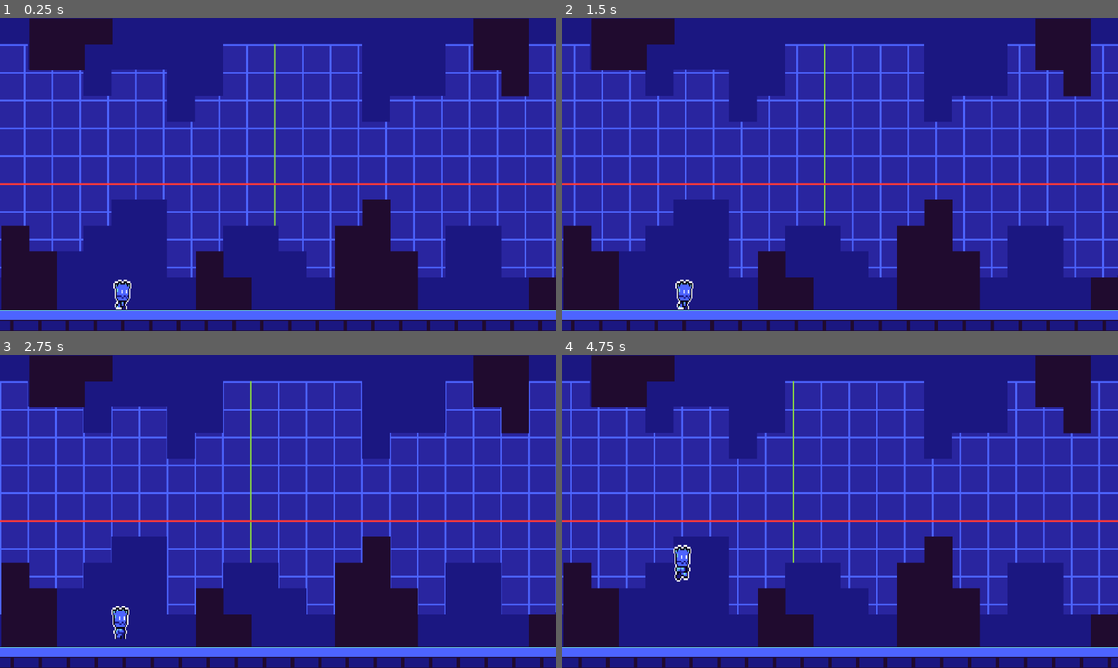
Above: before the commit, frames 1-4 (two rows, left to right).
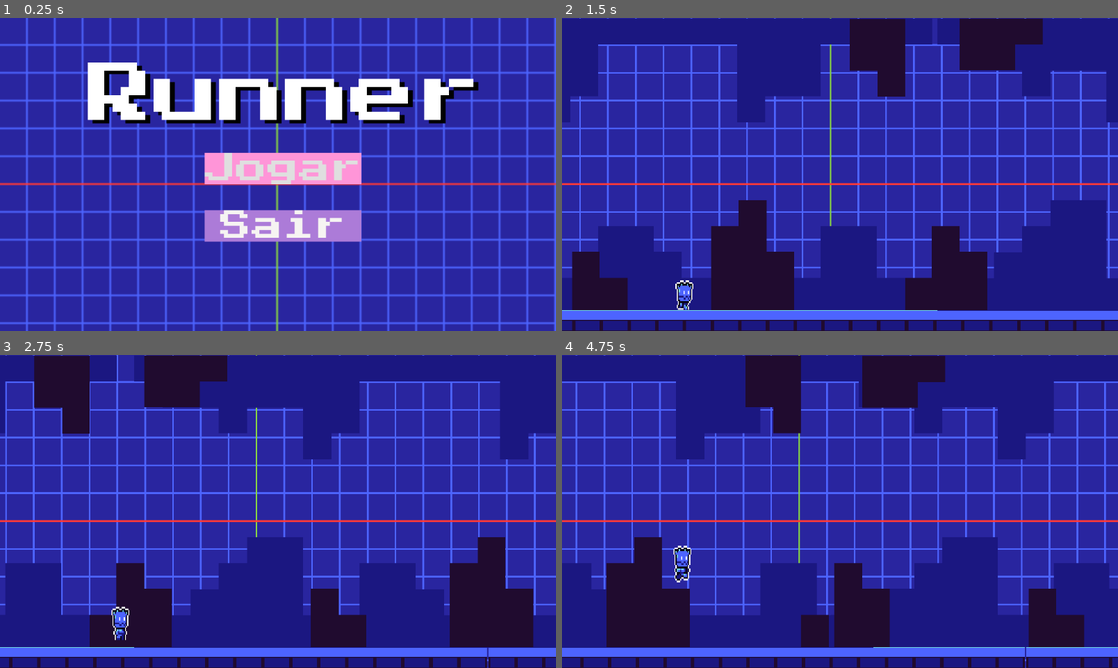
Above: after the commit, the same moments.

Repository: KahhSilvaa/runner-certo
Game: Godot game, scene res://menu.tscn
Same seed, same stepped clock (60 frames per second), same inputs: the game is played once before the commit and once after it. Before the commit the project starts from res://jogo.tscn.
Inputs (mouse positions are in pixels of both pictures, inside the frame that each line leads up to):
- Up to frame 1 (0.25 s): no input
- Up to frame 2 (1.5 s): click (845, 168) at 0.5 s, where only the run after the commit has a clickable "Jogar"
- Up to frame 3 (2.75 s): tap Space (ui_select) at 1.52, 2.27 s
- Up to frame 4 (4.75 s): tap Space (ui_select) at 3.77, 4.52 s

The runs differ from the first frame. In frame 1, 65% of the frame differs, in the area x 0-100%, y 0-100%; in frame 2, 36%; in frame 3, 42%; in frame 4, 43%.

Commit message:
consertei erros do fundo e script

Diff:
--- a/jogo.gd
+++ b/jogo.gd
@@ -4,13 +4,18 @@
 	velocidade = 400
 
 func _process(delta: float) -> void:
+	#FAZ MOVER
 	$fundo.position.x   -= velocidade*delta*0.05
 	$fundo2.position.x  -= velocidade*delta*0.05
+	$MeioAzul.position.x -= velocidade*delta*1.0
+	$MeioAzul2.position.x -= velocidade*delta*1.05
+	$MeioPreto.position.x -= velocidade*delta*1.05
+	$MeioPreto2.position.x -= velocidade*delta*1.05
+	#FAZ REPETIR INFINITAMENTE
 	if $fundo.position.x < -1152:
 		$fundo.position.x = 1152
 	if $fundo2.position.x < -1152:
 		$fundo2.position.x = 1152
-
 
 	$chao.position.x -= velocidade*delta*1.5
 	$chao2.position.x -= velocidade*delta*1.5
@@ -18,3 +23,12 @@
 		$chao.position.x = 1152
 	if $chao2.position.x < -1152:
 		$chao2.position.x = 1152
+
+	if $MeioAzul .position.x < -1152:
+		$MeioAzul.position.x = 1152
+	if $MeioAzul2.position.x < -1152:
+		$MeioAzul2.position.x = 1152
+	if  $MeioPreto.position.x < -1152:
+		$MeioPreto.position.x = 1152
+	if $MeioPreto2.position.x < -1152:
+		$MeioPreto2.position.x = 1152
--- a/jogo.tscn
+++ b/jogo.tscn
@@ -103,47 +103,51 @@
 
 [node name="chao" type="Sprite2D" parent="." unique_id=1384127174]
 texture_filter = 1
-position = Vector2(1153, 581)
+position = Vector2(1148, 581)
 scale = Vector2(3.6281247, 1.4062494)
 texture = ExtResource("3_qn35j")
 centered = false
 
 [node name="chao2" type="Sprite2D" parent="." unique_id=1830945799]
 texture_filter = 1
-position = Vector2(2.0000002, 581.00006)
-scale = Vector2(3.596875, 1.40625)
+position = Vector2(1.0000001, 581)
+scale = Vector2(3.5843751, 1.4062501)
 texture = ExtResource("3_qn35j")
 centered = false
 
 [node name="chaofisico" type="StaticBody2D" parent="." unique_id=1771074664]
 
 [node name="corpochao" type="CollisionShape2D" parent="chaofisico" unique_id=1561772366]
-position = Vector2(574.5, 624.5)
+position = Vector2(576, 626)
 shape = SubResource("RectangleShape2D_8c340")
 
 [node name="MeioAzul" type="Sprite2D" parent="." unique_id=1524087547]
 texture_filter = 1
-position = Vector2(1729, 300.00003)
-scale = Vector2(3.6187503, 3.3333333)
+position = Vector2(1145, 1)
+scale = Vector2(3.644531, 3.3597221)
 texture = ExtResource("4_qn35j")
+centered = false
 
 [node name="MeioAzul2" type="Sprite2D" parent="." unique_id=1068105535]
 texture_filter = 1
-position = Vector2(577, 302)
+position = Vector2(-2, 1)
 scale = Vector2(3.60625, 3.3555558)
 texture = ExtResource("4_qn35j")
+centered = false
 
 [node name="MeioPreto" type="Sprite2D" parent="." unique_id=1502051577]
 texture_filter = 1
-position = Vector2(578.5, 302.5)
+position = Vector2(3, 1.9999999)
 scale = Vector2(3.5968747, 3.35)
 texture = ExtResource("5_8c340")
+centered = false
 
 [node name="MeioPreto2" type="Sprite2D" parent="." unique_id=392903610]
 texture_filter = 1
-position = Vector2(1735, 299)
+position = Vector2(1151.0001, 1)
 scale = Vector2(3.5999997, 3.3555555)
 texture = ExtResource("5_8c340")
+centered = false
 
 [node name="CharacterBody2D" type="CharacterBody2D" parent="." unique_id=388068321]
 script = ExtResource("6_45nkh")
--- a/project.godot
+++ b/project.godot
@@ -11,7 +11,7 @@
 [application]
 
 config/name="Runner certo"
-run/main_scene="uid://2em7i4fgqjot"
+run/main_scene="uid://by0y5v0gwn2q6"
 config/features=PackedStringArray("4.6", "Forward Plus")
 config/icon="res://icon.svg"
 
